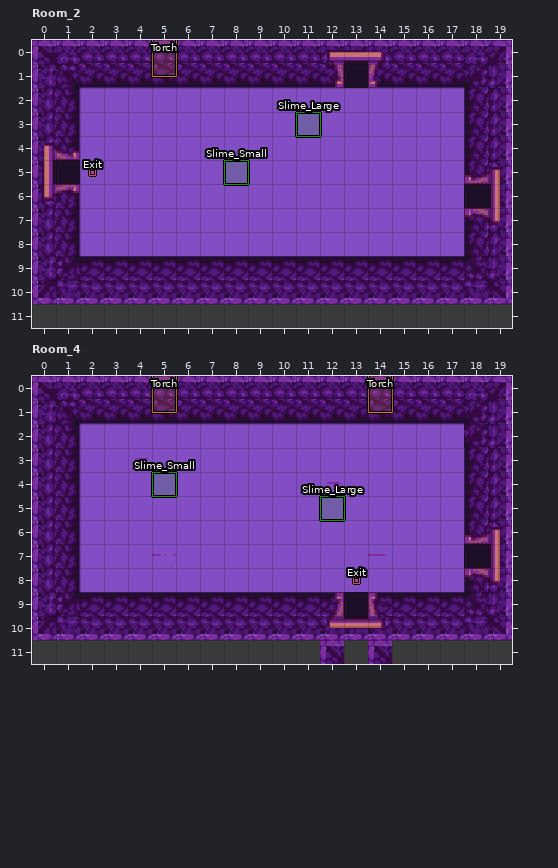
LDtk project -- media/levels/rooms.ldtk. The picture above is the old version.
Cells are 16x16 px. Shown: Room_2 x 0..19, y 0..11; Room_4 x 0..19, y 0..11. The commit also changed other parts of the map, which this record leaves out.
Once edited:
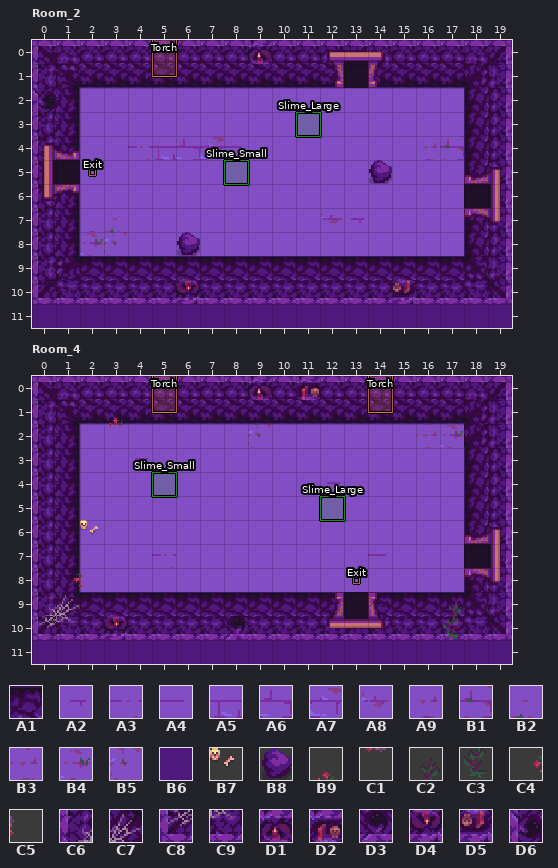
Key: from "IntGrid": A1 4 "wall"; from "WorldMap": A2 67, A3 68, A4 69, A5 75, A6 76, A7 77, A8 81, A9 82, B1 83, B2 140, B3 170, B4 171, B5 172, B6 326, B7 341, B8 405, B9 441, C1 473, C2 507, C3 539, C4 569, C5 570, C6 672, C7 673, C8 704, C9 705, D1 900, D2 901, D3 931, D4 932, D5 933, D6 963.
__ is an empty cell.
The exact change:
Layer "IntGrid", Room_2:
Tile A1 is added in row 5 at x 14; in row 8 at x 6.
Layer "Decoration", Room_2:
Tile A2 is added in row 7 at x 13.
Tile A3 is added in row 4 at x 4.
Tile A4 is added in row 4 at x 8.
Tile A5 is added in row 4 at x 5.
Tile A6 is added in row 4 at x 6.
Tile A7 is added in row 4 at x 7.
Tile A8 is added in row 7 at x 12.
Tile A9 is added in row 4 at x 16.
Tile B1 is added in row 4 at x 17.
Tile B2 is added in row 7 at x 3.
Tile B4 is added in row 8 at x 2.
Tile B5 is added in row 8 at x 3.
Tile B8 is added in row 5 at x 14; in row 8 at x 6.
Tile D1 is added in row 0 at x 9.
Tile D4 is added in row 10 at x 6.
Tile D5 is added in row 10 at x 15.
Tile D6 is added in row 2 at x 0.
Layer "Top", Room_2:
Tile B6 is added in row 11 at x 0 to 19.
Layer "Decoration", Room_4:
Tile B3 is added in row 2 at x 16.
Tile B4 is added in row 2 at x 17.
Tile B5 is added in row 2 at x 9.
Tile B7 is added in row 6 at x 2.
Tile B9 is added in row 1 at x 3.
Tile C1 is added in row 2 at x 3.
Tile C2 is added in row 9 at x 17.
Tile C3 is added in row 10 at x 17.
Tile C4 is added in row 8 at x 1.
Tile C5 is added in row 8 at x 2.
Tile C6 is added in row 9 at x 0.
Tile C7 is added in row 9 at x 1.
Tile C8 is added in row 10 at x 0.
Tile C9 is added in row 10 at x 1.
Tile D1 is added in row 0 at x 9.
Tile D2 is added in row 0 at x 11.
Tile D3 is added in row 10 at x 8.
Tile D4 is added in row 10 at x 3.
Layer "Top", Room_4:
Tile B6 is added in row 11 at x 0 to 19.
